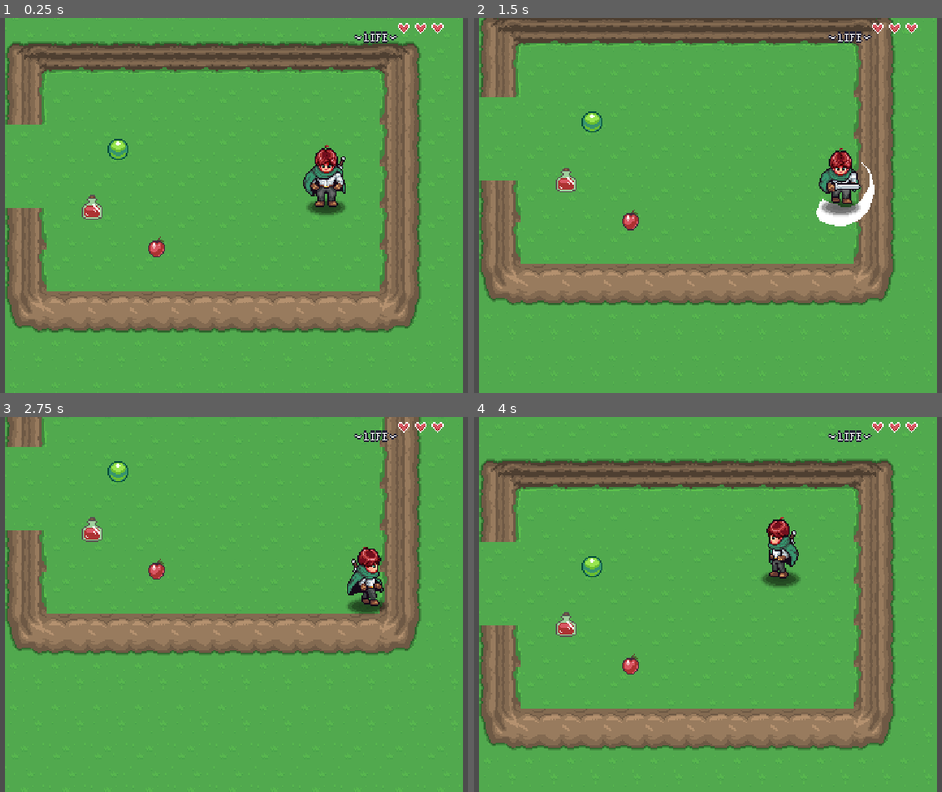
Above: before the commit, frames 1-4 (two rows, left to right).
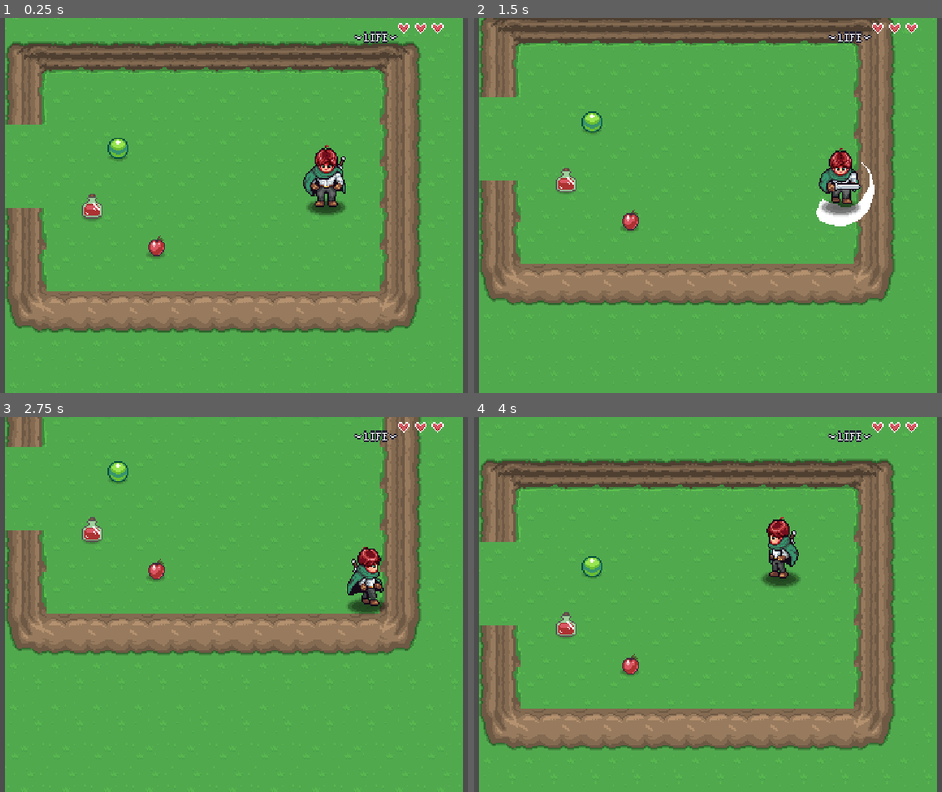
Above: after the commit, the same moments.

Repository: admiralbolt/godot-practice
Game: Godot game, scene res://levels/area04/Area04.tscn
The game is run twice, just before and just after one commit, with the same random seed, the same clock (stepped at 60 frames per second) and the same inputs. This scene is started directly instead of the project's main scene. Sound files missing from this copy of the repository are replaced by a short silence.
Inputs:
- Up to frame 1 (0.25 s): no input
- Up to frame 2 (1.5 s): hold D (right) 0.53-1.28 s; hold J (attack) 0.53-1.28 s; hold S (down) from 1.28 s (still down); tap J (attack) at 1.35 s
- Up to frame 3 (2.75 s): release S (down) at 2.03 s; hold D (right) from 2.03 s (still down); hold J (attack) from 2.03 s (still down)
- Up to frame 4 (4 s): release D (right) at 2.78 s; release J (attack) at 2.78 s; hold W (up) 2.78-3.53 s; tap J (attack) at 2.85 s; hold A (left) from 3.53 s (still down); hold J (attack) from 3.53 s (still down)

The runs differ from the first frame. In frame 1, 0.4% of the frame differs, in the area x 17-36%, y 32-65%; in frame 2, less than 0.1%; in frame 3, less than 0.1%; in frame 4, less than 0.1%.

Commit message:
Item drops!

Diff:
--- /dev/null
+++ b/michael-aarpg/enemies/slime/drop_data.gd
@@ -0,0 +1,12 @@
+class_name DropData extends Resource
+
+@export var item: ItemData
+@export_range(0, 100, 1, "suffix:%") var probability: float = 100.0
+@export_range(1, 10, 1, "suffix:items") var min_amount: int = 1
+@export_range(1, 10, 1, "suffix:items") var max_amount: int = 10
+
+func get_drop_count() -> int:
+  if randf_range(0.0, 100.0) >= probability:
+    return 0
+
+  return randi_range(min_amount, max_amount)
--- a/michael-aarpg/enemies/slime/enemy_state_destroy.gd
+++ b/michael-aarpg/enemies/slime/enemy_state_destroy.gd
@@ -1,8 +1,13 @@
 class_name EnemyDestroyStun extends EnemyState
+
+const PICKUP = preload("res://items/item_pickup/ItemPickup.tscn")
 
 @export var anim_name: String = "destroy"
 @export var knockback_speed: float = 200.0
 @export var decelerate_speed: float = 10.0
+
+@export_category("Item Drops")
+@export var drops: Array[DropData]
 
 var _damage_position: Vector2 = Vector2.ZERO
 
@@ -15,6 +20,7 @@
 
   enemy.set_direction(direction)
   enemy.velocity = direction * -knockback_speed
+  drop_items()
   enemy.update_animation(anim_name)
   enemy.animation_player.animation_finished.connect(_on_animation_finished)
   enemy.hurt_box.monitoring = false
@@ -35,3 +41,20 @@
 
 func _on_animation_finished(_anim_name: String) -> void:
   enemy.queue_free()
+
+func drop_items() -> void:
+  if drops.size() == 0:
+    return
+
+  for drop in drops:
+    if drop == null or drop.item == null:
+      continue
+
+    var drop_count = drop.get_drop_count()
+    for i in range(drop_count):
+      var item_pickup = PICKUP.instantiate() as ItemPickup
+      item_pickup.item_data = drop.item
+      item_pickup.global_position = enemy.global_position
+      item_pickup.velocity = enemy.velocity.rotated(randf_range(-PI / 4, PI /4)) * randf_range(0.8, 1.4)
+
+      enemy.get_parent().call_deferred("add_child", item_pickup)
--- a/michael-aarpg/enemies/slime/slime.tscn
+++ b/michael-aarpg/enemies/slime/slime.tscn
@@ -13,6 +13,9 @@
 [ext_resource type="Texture2D" uid="uid://bm28edfrdasu3" path="res://assets/DestroySmoke.png" id="9_kag0e"]
 [ext_resource type="Script" uid="uid://b2y52s7cn7kmx" path="res://enemies/slime/enemy_state_stun.gd" id="11_0oddt"]
 [ext_resource type="Script" uid="uid://71y3ydu1dw7t" path="res://enemies/slime/enemy_state_destroy.gd" id="12_0oddt"]
+[ext_resource type="Script" uid="uid://uv4gcbidocmg" path="res://enemies/slime/drop_data.gd" id="13_mwtj1"]
+[ext_resource type="Resource" uid="uid://dh1sapekvjg0p" path="res://items/gem.tres" id="14_im24l"]
+[ext_resource type="Resource" uid="uid://dgw43ikh8sy1x" path="res://items/apple.tres" id="15_im24l"]
 
 [sub_resource type="CircleShape2D" id="CircleShape2D_5ctnu"]
 radius = 15.0
@@ -653,6 +656,18 @@
 &"walk_up": SubResource("Animation_bkm6f")
 }
 
+[sub_resource type="Resource" id="Resource_yu3x6"]
+script = ExtResource("13_mwtj1")
+item = ExtResource("14_im24l")
+max_amount = 4
+metadata/_custom_type_script = "uid://uv4gcbidocmg"
+
+[sub_resource type="Resource" id="Resource_okhmd"]
+script = ExtResource("13_mwtj1")
+item = ExtResource("15_im24l")
+probability = 33.0
+metadata/_custom_type_script = "uid://uv4gcbidocmg"
+
 [sub_resource type="Animation" id="Animation_v3fw7"]
 length = 0.001
 tracks/0/type = "value"
@@ -771,6 +786,7 @@
 
 [node name="EnemyStateDestroy" type="Node" parent="EnemyStateMachine" unique_id=1221033830]
 script = ExtResource("12_0oddt")
+drops = Array[ExtResource("13_mwtj1")]([SubResource("Resource_yu3x6"), SubResource("Resource_okhmd")])
 
 [node name="AudioStreamPlayer2D" type="AudioStreamPlayer2D" parent="." unique_id=1294942165]
 volume_db = -15.307
--- a/michael-aarpg/items/item_pickup/ItemPickup.tscn
+++ b/michael-aarpg/items/item_pickup/ItemPickup.tscn
@@ -2,20 +2,74 @@
 
 [ext_resource type="Script" uid="uid://b5h4bjlcxltv2" path="res://items/item_pickup/item_pickup.gd" id="1_vftl2"]
 [ext_resource type="AudioStream" uid="uid://bnw668cut6a14" path="res://assets/item_pickup.wav" id="2_6sx5j"]
+[ext_resource type="Texture2D" uid="uid://doiv0vmdmg8ib" path="res://assets/Shadow.png" id="2_nsq2k"]
 
 [sub_resource type="CircleShape2D" id="CircleShape2D_vftl2"]
 radius = 12.0
 
-[node name="ItemPickup" type="Node2D" unique_id=1356395420]
+[sub_resource type="Animation" id="Animation_nsq2k"]
+length = 0.001
+tracks/0/type = "value"
+tracks/0/imported = false
+tracks/0/enabled = true
+tracks/0/path = NodePath("Sprite2D:position")
+tracks/0/interp = 1
+tracks/0/loop_wrap = true
+tracks/0/keys = {
+"times": PackedFloat32Array(0),
+"transitions": PackedFloat32Array(1),
+"update": 0,
+"values": [Vector2(0, 0)]
+}
+
+[sub_resource type="Animation" id="Animation_ylafr"]
+resource_name = "default"
+length = 0.9
+tracks/0/type = "value"
+tracks/0/imported = false
+tracks/0/enabled = true
+tracks/0/path = NodePath("Sprite2D:position")
+tracks/0/interp = 1
+tracks/0/loop_wrap = true
+tracks/0/keys = {
+"times": PackedFloat32Array(0, 0.15148307, 0.30267802, 0.45924398, 0.6020717, 0.7558882, 0.8874132),
+"transitions": PackedFloat32Array(-2, -2, -2, -2, -2, -2, -2),
+"update": 0,
+"values": [Vector2(0, 0), Vector2(0, -6), Vector2(0, 0), Vector2(0, -3), Vector2(0, 0), Vector2(0, -1.5), Vector2(0, 0)]
+}
+
+[sub_resource type="AnimationLibrary" id="AnimationLibrary_4hvyx"]
+_data = {
+&"RESET": SubResource("Animation_nsq2k"),
+&"default": SubResource("Animation_ylafr")
+}
+
+[node name="ItemPickup" type="CharacterBody2D" unique_id=1819617381]
+collision_layer = 0
+collision_mask = 16
+motion_mode = 1
 script = ExtResource("1_vftl2")
+
+[node name="CollisionShape2D" type="CollisionShape2D" parent="." unique_id=1319141108]
+shape = SubResource("CircleShape2D_vftl2")
 
 [node name="Area2D" type="Area2D" parent="." unique_id=1655385513]
 
 [node name="CollisionShape2D" type="CollisionShape2D" parent="Area2D" unique_id=2083894325]
 shape = SubResource("CircleShape2D_vftl2")
 
+[node name="Sprite2D2" type="Sprite2D" parent="." unique_id=623948950]
+modulate = Color(0, 0, 0, 0.27058825)
+position = Vector2(0, 6)
+scale = Vector2(0.5, 0.5)
+texture = ExtResource("2_nsq2k")
+
 [node name="Sprite2D" type="Sprite2D" parent="." unique_id=1486505689]
 
 [node name="AudioStreamPlayer2D" type="AudioStreamPlayer2D" parent="." unique_id=1777642440]
 stream = ExtResource("2_6sx5j")
 volume_db = -10.209
+
+[node name="AnimationPlayer" type="AnimationPlayer" parent="." unique_id=2089113172]
+libraries/ = SubResource("AnimationLibrary_4hvyx")
+autoplay = &"default"
--- a/michael-aarpg/items/item_pickup/item_pickup.gd
+++ b/michael-aarpg/items/item_pickup/item_pickup.gd
@@ -1,5 +1,5 @@
 @tool
-class_name ItemPickup extends Node2D
+class_name ItemPickup extends CharacterBody2D
 
 @export var item_data: ItemData: set = _set_item_data
 
@@ -13,6 +13,12 @@
     return
 
   area.body_entered.connect(_on_body_entered)
+
+func _physics_process(delta: float) -> void:
+  var collision_info: KinematicCollision2D = move_and_collide(velocity * delta)
+  if collision_info:
+    velocity = velocity.bounce(collision_info.get_normal())
+  velocity -= velocity * delta * 4
 
 
 func _on_body_entered(body: Node) -> void:
Not shown, added: michael-aarpg/enemies/slime/drop_data.gd.uid
